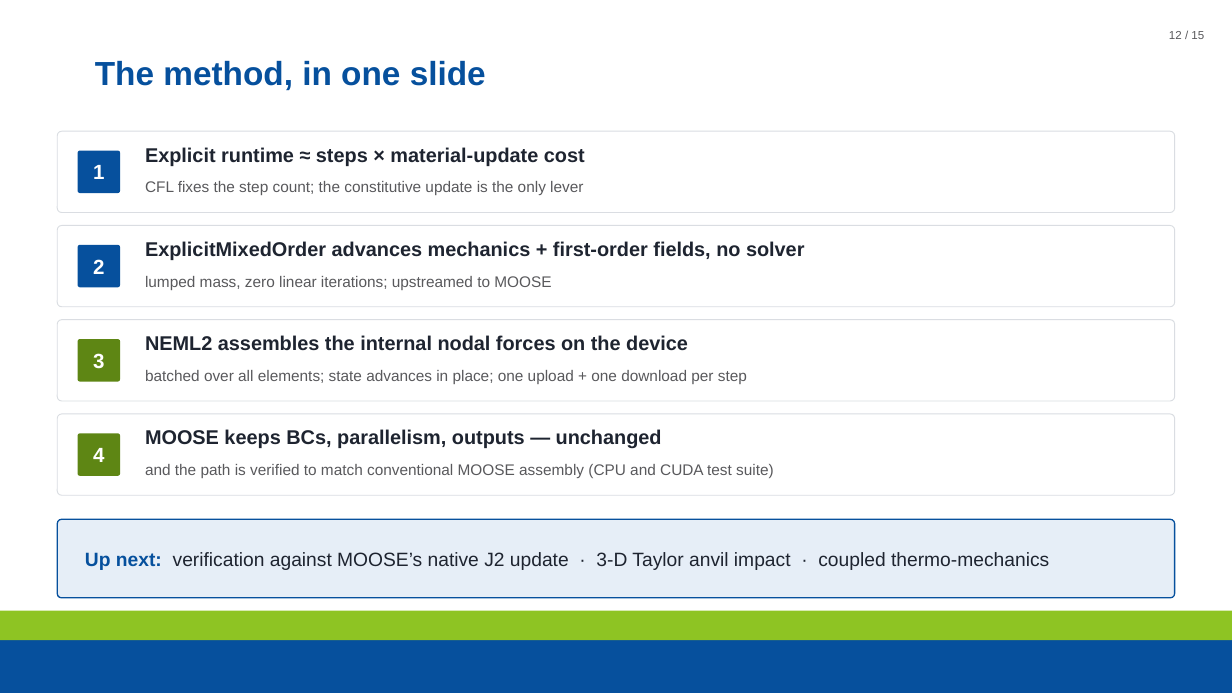
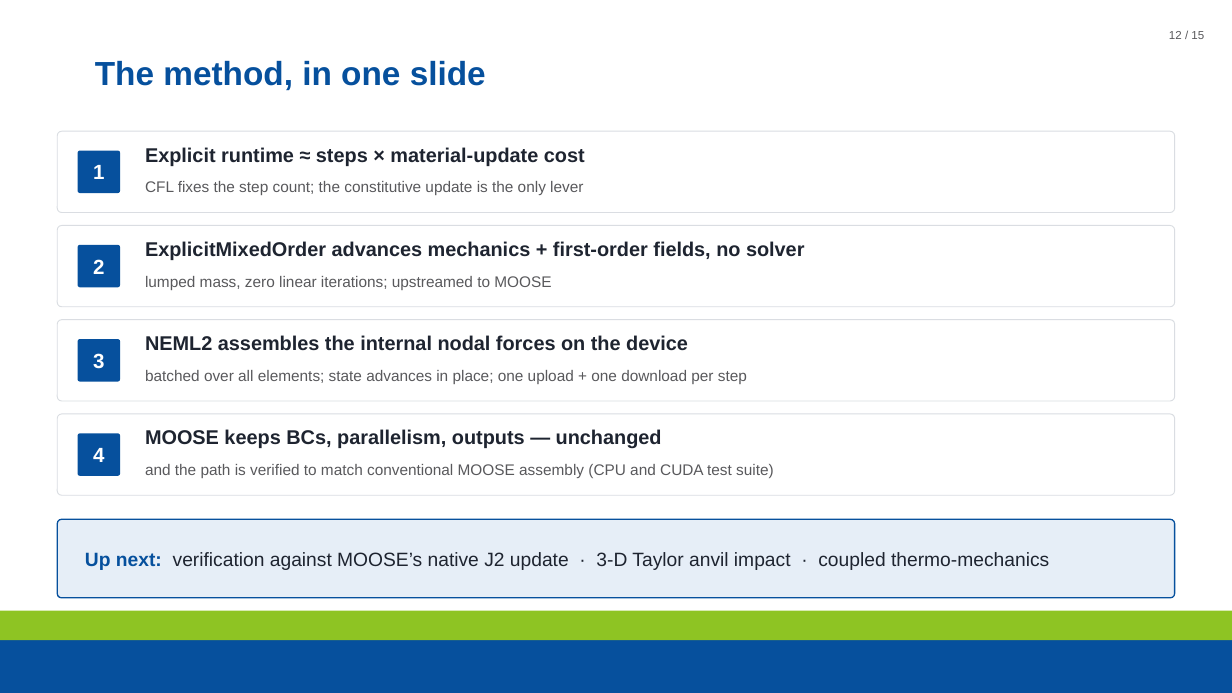
Before and after one commit to maxnezdyur/marlin, a slide deck: slide 12 of examples/impact/slide_assets/WCCM_NEML2_explicit_dynamics_v2.pptx. Drawn at 1232x693 pixels with LibreOffice and Linux fonts; fonts in the diff are those of the drawing; background and template pictures are left out. Boxes give left, top, right and bottom in pixels: in the first picture for what was removed or moved away, otherwise in the second. Text is boxed around its words. In the diff, an @@ line names an element or a change of style, - is before the commit and + after.

```diff
--- a/examples/impact/slide_assets/WCCM_NEML2_explicit_dynamics_v2.pptx
+++ b/examples/impact/slide_assets/WCCM_NEML2_explicit_dynamics_v2.pptx
@@ rounded rectangle "3" at <box>78,339,120,382</box>: fill #5E8614 to #06509D @@
@@ rounded rectangle "4" at <box>78,433,120,476</box>: fill #5E8614 to #06509D @@
```
Also in this commit, not shown: 14 other slides changed, 2 other files.
